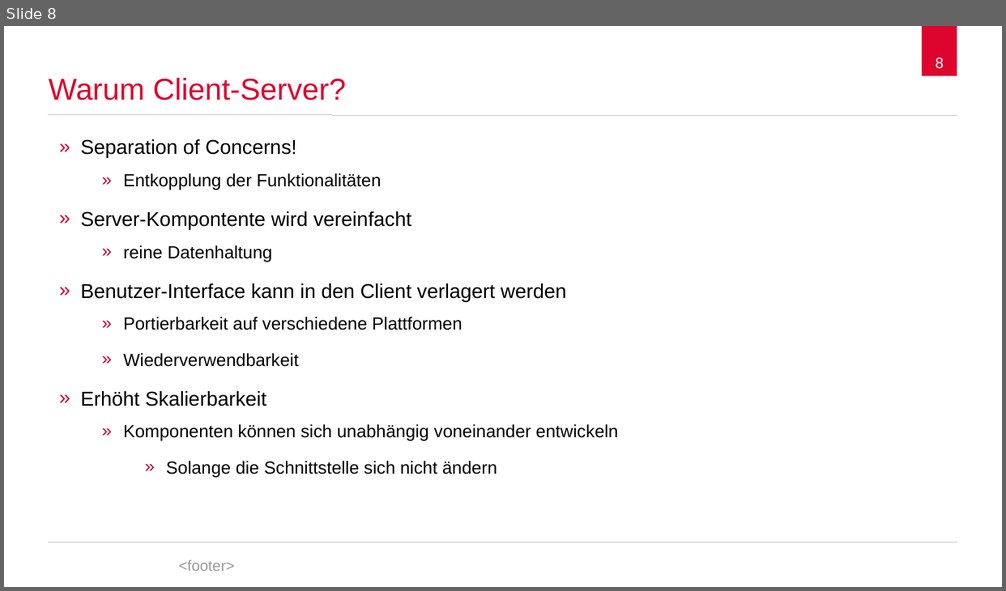
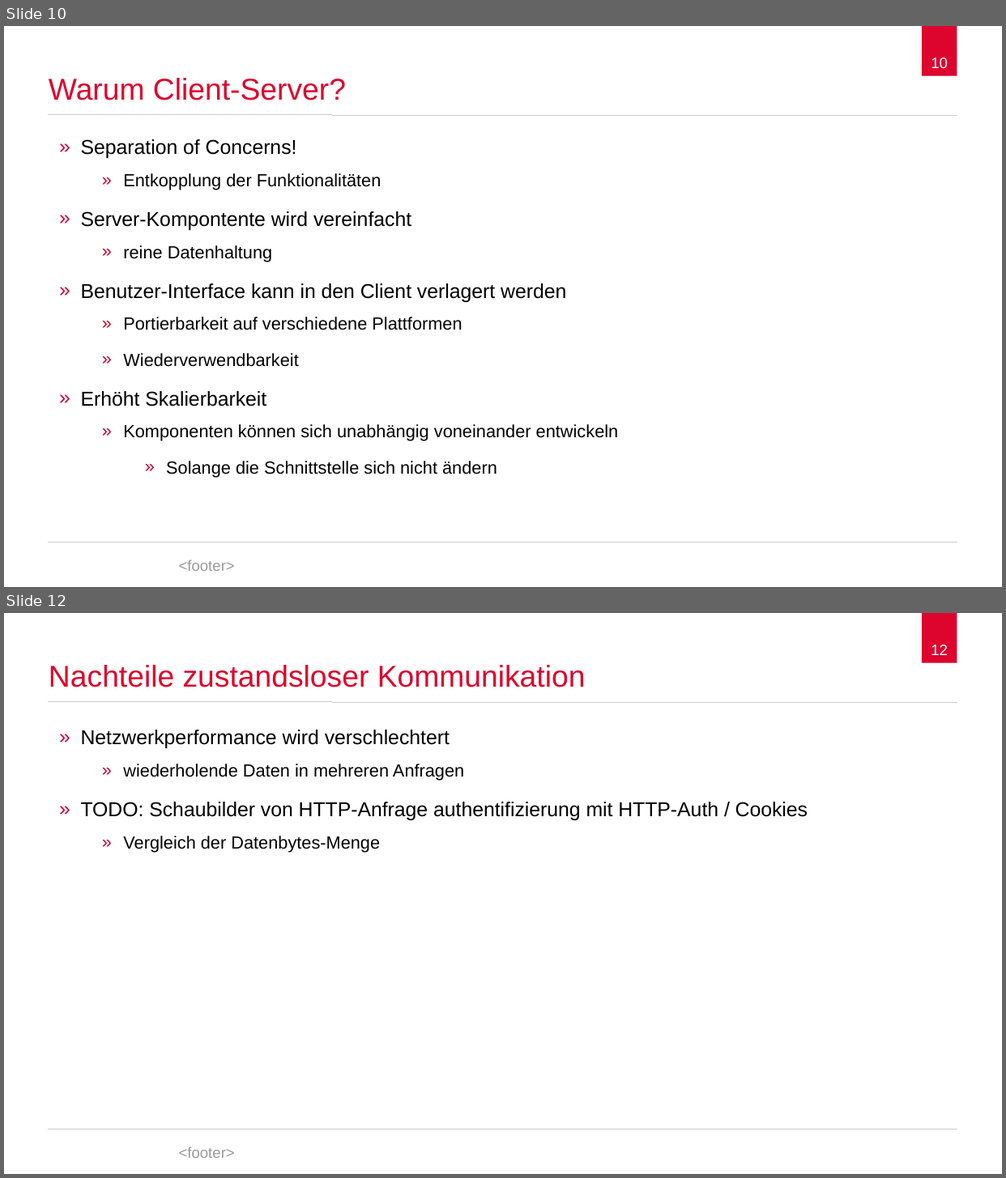
Before and after one commit to spaceone/presentations, a slide deck: representational-state-transfer/representational-state-transfer.odp. Shown one above the other, each under a label of ours: slide 8 before the commit, slides 10 and 12 after it; the slides between them are not shown. The pictures are 1006x591 and 1006x1178 pixels, drawn with LibreOffice and Linux fonts; fonts in the diff are those of the drawing; background and template pictures are left out. Boxes give left, top, right and bottom in pixels: in the first picture for what was removed or moved away, otherwise in the second. Text is boxed around its words. In the diff, an @@ line names an element or a change of style, - is before the commit and + after.

```diff
--- a/representational-state-transfer/representational-state-transfer.odp
+++ b/representational-state-transfer/representational-state-transfer.odp
@@ slide 12 added at (x1=4, y1=613, x2=1002, y2=1174), background #FFFFFF; not listed: 5 template elements that a slide beside it also shows @@
@@ title added at (x1=49, y1=665, x2=586, y2=688), 24 pt, text #DD042D @@
+Nachteile zustandsloser Kommunikation
@@ text added at (x1=81, y1=730, x2=808, y2=853), 16 pt, text #000000 @@
+» Netzwerkperformance wird verschlechtert
+    » wiederholende Daten in mehreren Anfragen
+» TODO: Schaubilder von HTTP-Anfrage authentifizierung mit HTTP-Auth / Cookies
+    » Vergleich der Datenbytes-Menge
@@ what was slide 8 is now slide 10 @@
@@ page number at (x1=931, y1=58, x2=948, y2=68): text changed @@
-8
+10
```
Also in this commit, not shown: 13 slides changed, 9 other slides added, 1 slide removed.
